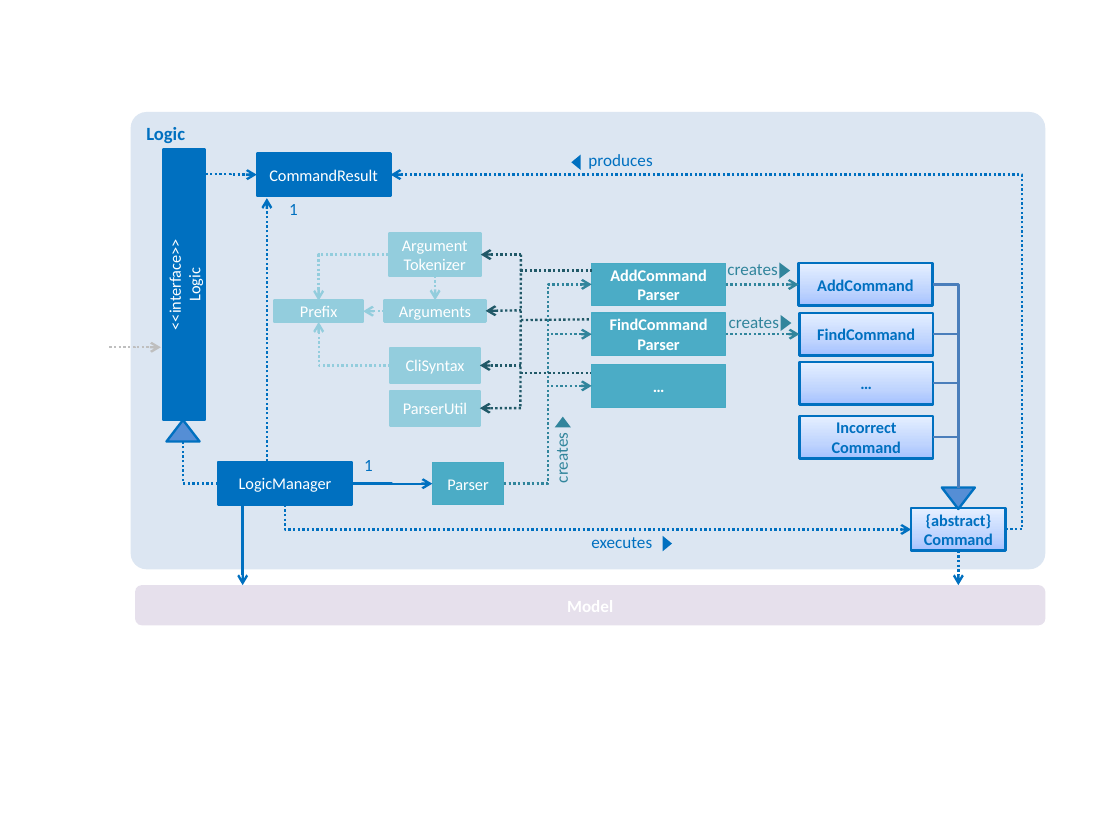
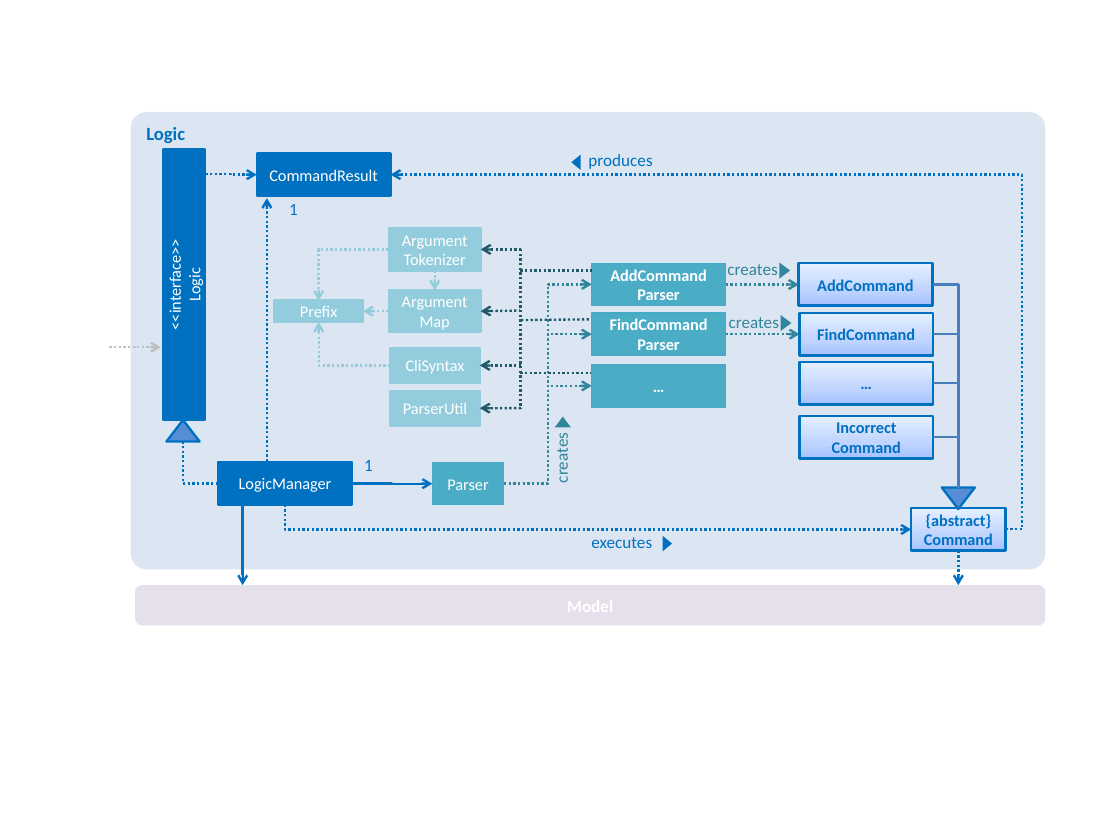
Before and after one commit to se-edu/addressbook-level4, a slide deck: slide 1 of docs/diagrams/LogicComponentClassDiagram.pptx. Drawn at 1120x840 pixels with LibreOffice and Linux fonts; fonts in the diff are those of the drawing. Boxes give left, top, right and bottom in pixels: in the first picture for what was removed or moved away, otherwise in the second. Text is boxed around its words. In the diff, an @@ line names an element or a change of style, - is before the commit and + after.

```diff
--- a/docs/diagrams/LogicComponentClassDiagram.pptx
+++ b/docs/diagrams/LogicComponentClassDiagram.pptx
@@ rectangle "Argument Tokenizer" moved from (x1=389, y1=233, x2=480, y2=276) to (x1=389, y1=228, x2=480, y2=271) @@
@@ elbow arrow moved from (389, 254) - (319, 300) to (389, 250) - (319, 300) @@
@@ arrow moved from (480, 254) - (521, 254) to (480, 250) - (521, 250) @@
@@ line moved from (521, 254) - (521, 409) to (521, 249) - (521, 409) @@
@@ rectangle "Argument Map" resized from (x1=384, y1=300, x2=485, y2=321) to (x1=389, y1=290, x2=480, y2=332) @@
@@ text in rectangle at (x1=402, y1=296, x2=468, y2=330): text changed @@
-Arguments
+Argument
+Map
@@ elbow arrow moved from (435, 276) - (435, 300) to (435, 271) - (435, 290) @@
@@ elbow arrow moved from (384, 311) - (363, 311) to (389, 311) - (363, 311) @@
@@ arrow moved from (486, 311) - (521, 310) to (480, 311) - (520, 310) @@
```
Also in this commit, not shown: 10 other files.
